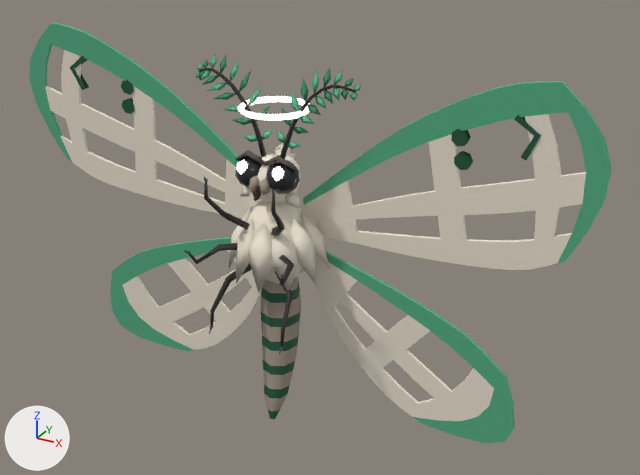
The glTF model game/assets/genius/forms/moth-psyche.glb: old version first, new version second.
One viewpoint serves both versions: a 50 mm lens placed at (0.927, -1.496, 1.275), pointed at (0.087, 0.031, 0.512). Arrows for +X, +Y and +Z are at lower left; the lights stay in place. The first picture is the older version. Vertices at exactly the same position are counted once.

Names of what the first picture shows: 'blink_eye_l', 'bob_halo', 'body', 'glide_wing_0', 'glide_wing_1', 'pulse_abdomen', 'sway_feeler_l', 'sway_feeler_r', 'turn_head' and 1 more.
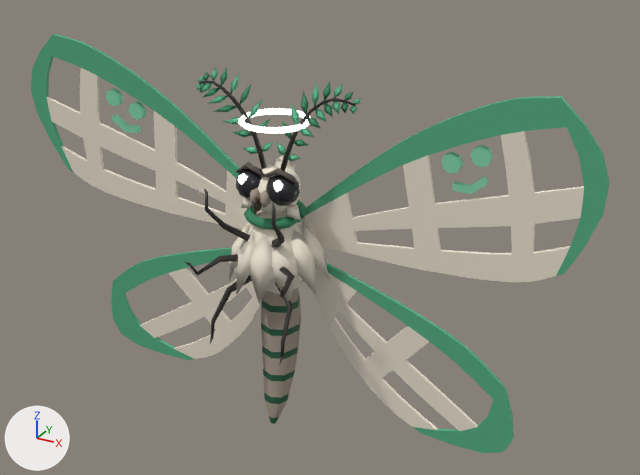
Changed parts and their boxes (x1, y1, x2, y2) in the pictures (640 x 475 px):
'glide_wing_0', reshaped, moved
    before: (303, 81, 612, 443)
    after: (305, 96, 610, 453)
'glide_wing_1', reshaped, moved
    before: (29, 22, 262, 351)
    after: (31, 34, 263, 360)
'body', reshaped, moved
    before: (183, 177, 330, 354)
    after: (184, 188, 330, 366)
'pulse_abdomen', moved
    before: (261, 277, 301, 419)
    after: (261, 288, 301, 424)
'sway_feeler_l', moved
    before: (276, 68, 361, 159)
    after: (277, 81, 361, 172)
'sway_feeler_r', moved
    before: (196, 55, 273, 157)
    after: (196, 67, 273, 169)
'turn_head', moved
    before: (235, 143, 301, 209)
    after: (235, 155, 301, 221)
'bob_halo', moved
    before: (238, 96, 309, 121)
    after: (238, 108, 311, 134)
'blink_eye_l', moved
    before: (266, 160, 300, 194)
    after: (266, 172, 300, 206)
'blink_eye_r', moved
    before: (235, 154, 262, 188)
    after: (236, 166, 262, 200)
part 1 of me_body, added (green)
    after: (244, 200, 308, 230)
part 2 of me_glide_wing_0, deleted
    before: (126, 98, 473, 166)
part 3 of me_glide_wing_0, deleted
    before: (122, 100, 471, 170)
part 4 of me_glide_wing_0, deleted
    before: (121, 80, 469, 146)
part 5 of me_glide_wing_0, deleted
    before: (70, 56, 541, 160)
part 6 of me_glide_wing_0, reshaped
    before: (61, 50, 561, 192)
    after: (80, 68, 530, 207)
part 7 of me_glide_wing_0, deleted
    before: (123, 276, 494, 406)
part 8 of me_glide_wing_0, recoloured
    before: (81, 74, 88, 85)
    after: (117, 114, 485, 186)

The change, as a list of edits to the scene's bpy script:
```text
Add mat_accent_pale:
    mat_accent_pale = principled_material('accent_pale')
    mat_accent_pale.base_color = (0.246, 0.708, 0.456)  # green #88dbb4
    mat_accent_pale.roughness = 0.7
Change me_body:
    used by ob_body; location = (0.0, 0.0, 0.5)
    remove me_body.from_pydata(...)  # 258 vertices, 408 faces; spans x -0.118..0.118, y -0.18..0.119, z -0.186..0.179
    add me_body.from_pydata(...)  # 308 vertices, 504 faces; spans x -0.118..0.118, y -0.18..0.119, z -0.186..0.179
    me_body part 1: a new loose piece of 50 vertices spanning x -0.068..0.068, y -0.073..0.063, z 0.074..0.111, in mat_accent (green #32855e)
    add me_body.materials.append(mat_accent)  # green #32855e
Change me_glide_wing_0:
    used by ob_glide_wing_0; location = (0.051, 0.046, 0.544)
    remove me_glide_wing_0.from_pydata(...)  # 350 vertices, 680 faces; spans x -0.01..0.622, y -0.062..0.034, z -0.455..0.374
    add me_glide_wing_0.from_pydata(...)  # 352 vertices, 680 faces; spans x -0.01..0.622, y -0.062..0.034, z -0.455..0.374
    me_glide_wing_0 part 2: the loose piece of 7 vertices spanning x 0.333..0.367, y -0.023..-0.019, z 0.179..0.213 is deleted
    me_glide_wing_0 part 3: the loose piece of 7 vertices spanning x 0.333..0.367, y -0.034..-0.03, z 0.177..0.212 is deleted
    me_glide_wing_0 part 4: the loose piece of 7 vertices spanning x 0.326..0.36, y -0.039..-0.034, z 0.224..0.259 is deleted
    me_glide_wing_0 part 5: the loose piece of 6 vertices spanning x 0.445..0.495, y -0.051..-0.043, z 0.22..0.304 is deleted
    me_glide_wing_0 part 6: 4 vertices moved from x 0.451..0.495, y -0.04..-0.032, z 0.227..0.305 to x 0.33..0.392, y -0.023..-0.016, z 0.16..0.198; 6 vertices removed from x 0.337..0.524, y -0.05..-0.022, z 0.193..0.296; 44 vertices added at x 0.232..0.434, y -0.041..-0.013, z 0.147..0.259
    me_glide_wing_0 part 7: 2 vertices removed from x 0.373, y 0.001..0.008, z -0.299..-0.298
    me_glide_wing_0 part 8: 1 face spanning x 0.363..0.392, y -0.023..-0.018, z 0.16..0.198 switches from mat_accent_dark (dark green #1d573c) to mat_accent_pale (green #88dbb4)
    other edits to the shape of me_glide_wing_0 do not show in these pictures
    remove me_glide_wing_0.materials.append(mat_accent_dark)  # dark green #1d573c
    add me_glide_wing_0.materials.append(mat_accent_pale)  # green #88dbb4
Change ob_bob_halo:
    ob_bob_halo.location: (0.0, 0.0, 0.793) -> (0.0, 0.0, 0.766)
Change ob_body:
    ob_body.location: (0.0, 0.0, 0.5) -> (0.0, 0.0, 0.474)
Change ob_glide_wing_0:
    ob_glide_wing_0.location: (0.051, 0.046, 0.544) -> (0.051, 0.046, 0.517)
Change ob_glide_wing_1:
    ob_glide_wing_1.location: (-0.051, 0.046, 0.544) -> (-0.051, 0.046, 0.517)
Change ob_pulse_abdomen:
    ob_pulse_abdomen.location: (0.0, 0.003, 0.427) -> (0.0, 0.003, 0.401)
Change ob_turn_head:
    ob_turn_head.location: (0.0, -0.01, 0.643) -> (0.0, -0.01, 0.617)
```
